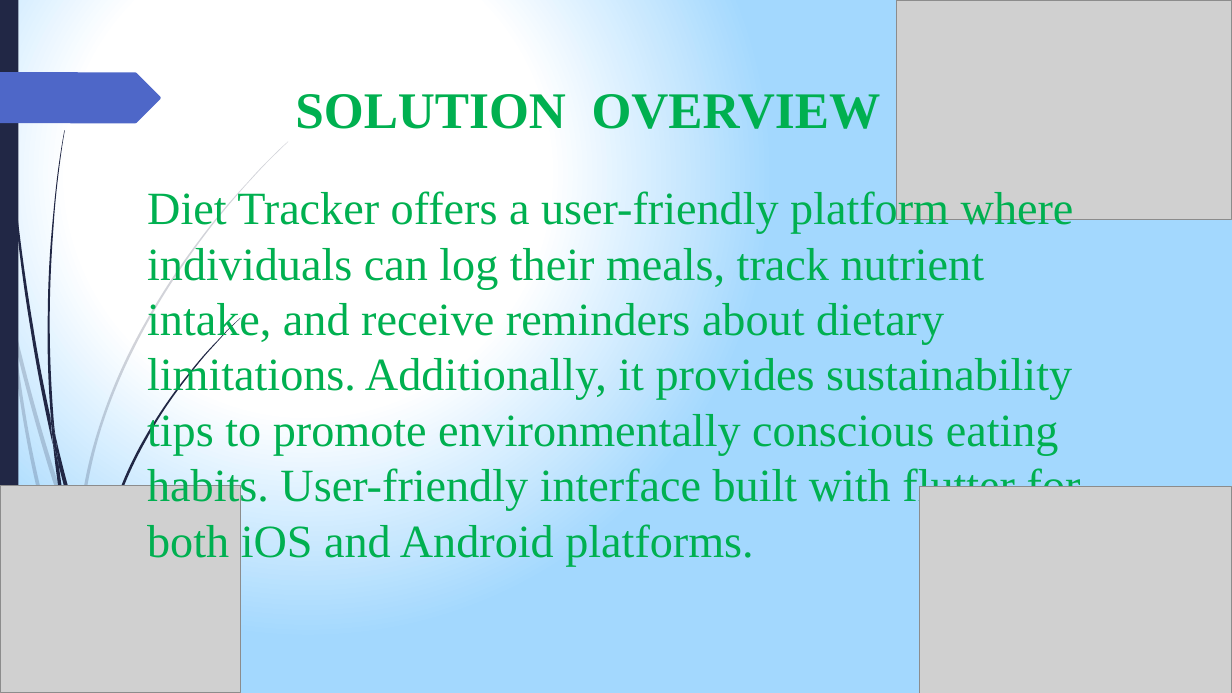
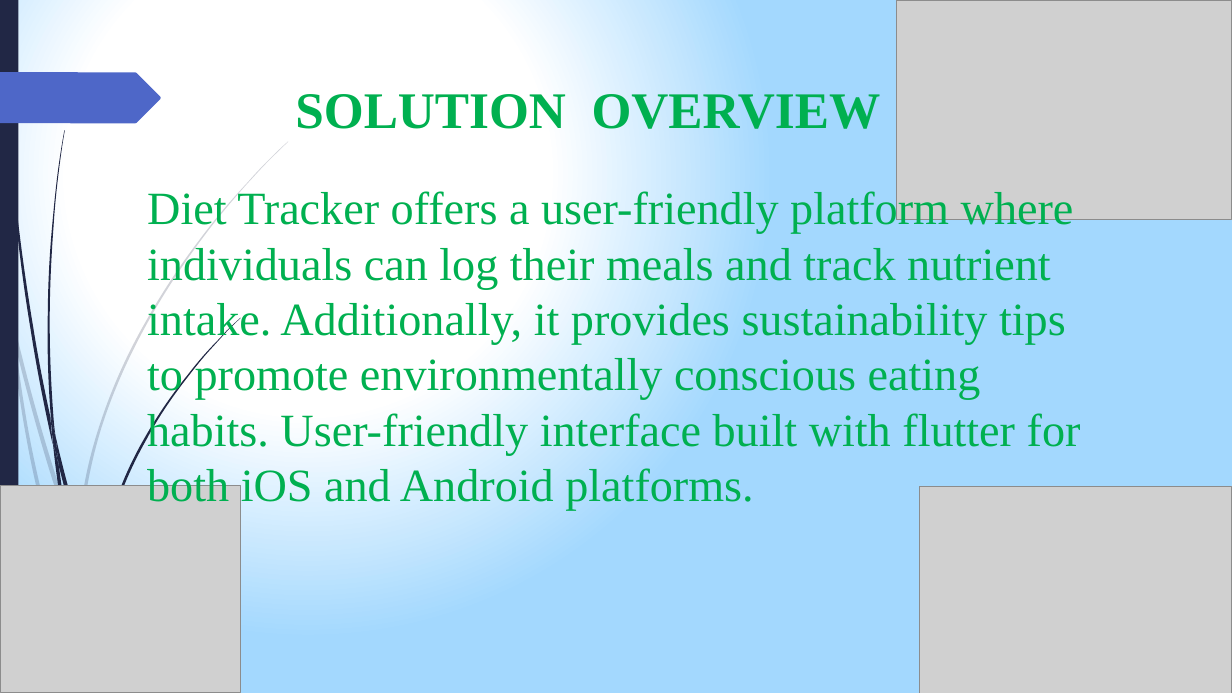
Before and after one commit to valary-esendi/project_pitch_decks, a slide deck: slide 3 of flutter pitch deck.pptx. Drawn at 1232x693 pixels with LibreOffice and Linux fonts; fonts in the diff are those of the drawing; grey boxes stand for pictures. Boxes give left, top, right and bottom in pixels: in the first picture for what was removed or moved away, otherwise in the second. Text is boxed around its words. In the diff, an @@ line names an element or a change of style, - is before the commit and + after.

```diff
--- a/flutter pitch deck.pptx
+++ b/flutter pitch deck.pptx
@@ text at [147, 188, 1081, 511]: text changed @@
-Diet Tracker offers a user-friendly platform where individuals can log their meals, track nutrient intake, and receive reminders about dietary limitations. Additionally, it provides sustainability tips to promote environmentally conscious eating habits. User-friendly interface built with flutter for both iOS and Android platforms.
+Diet Tracker offers a user-friendly platform where individuals can log their meals and track nutrient intake. Additionally, it provides sustainability tips to promote environmentally conscious eating habits. User-friendly interface built with flutter for both iOS and Android platforms.
```
Also in this commit, not shown: 2 other slides changed, 2 other files.
